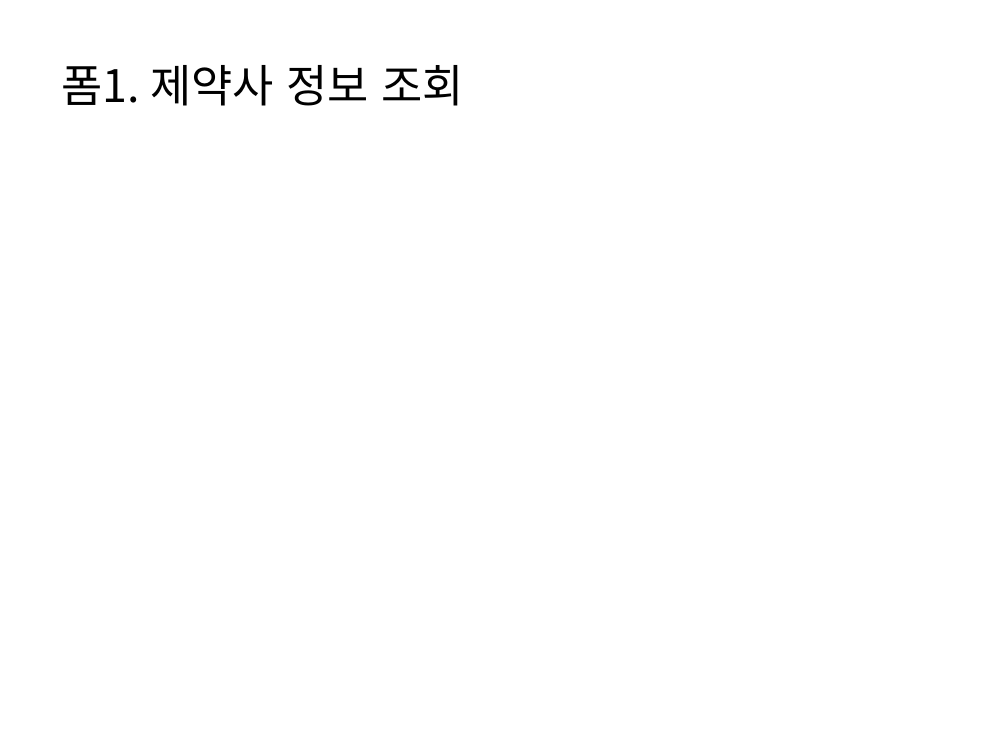
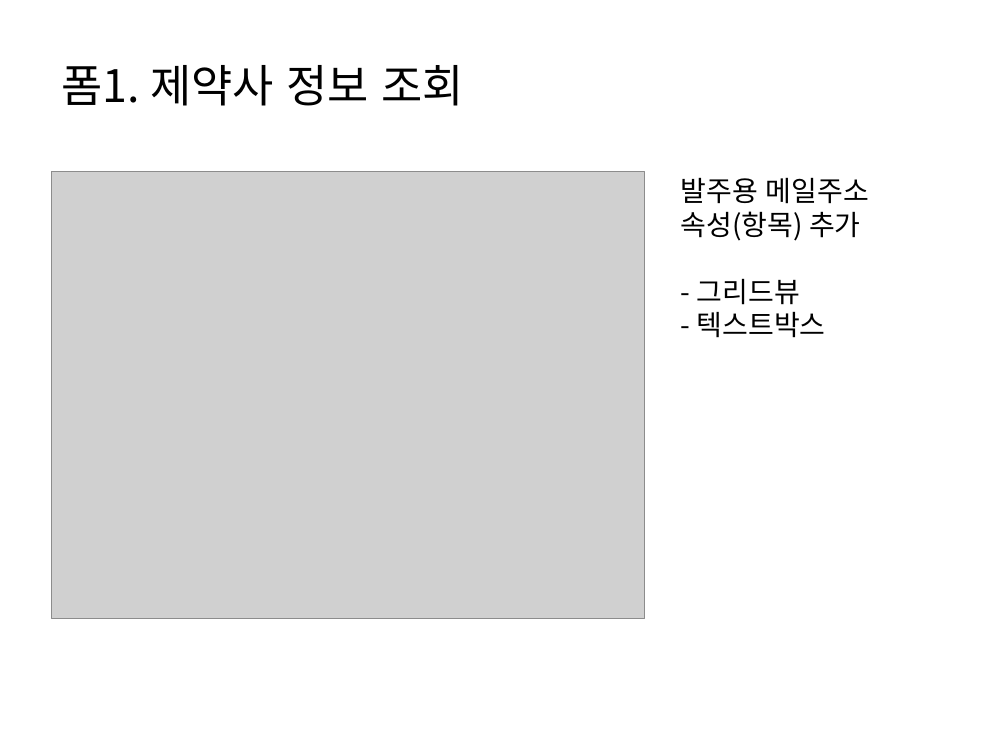
Before and after one commit to jhy0409/teamPrj, a slide deck: slide 2 of PPT_수정내용 210420.pptx. Drawn at 1008x756 pixels with LibreOffice and Linux fonts; fonts in the diff are those of the drawing; grey boxes stand for pictures. Boxes give left, top, right and bottom in pixels: in the first picture for what was removed or moved away, otherwise in the second. Text is boxed around its words. In the diff, an @@ line names an element or a change of style, - is before the commit and + after.

```diff
--- a/PPT_수정내용 210420.pptx
+++ b/PPT_수정내용 210420.pptx
@@ picture added at [51,171,645,619] @@
@@ text added at [681,177,869,338], 20 pt, text #000000 @@
+발주용 메일주소 속성(항목) 추가
+- 그리드뷰
+- 텍스트박스
```
